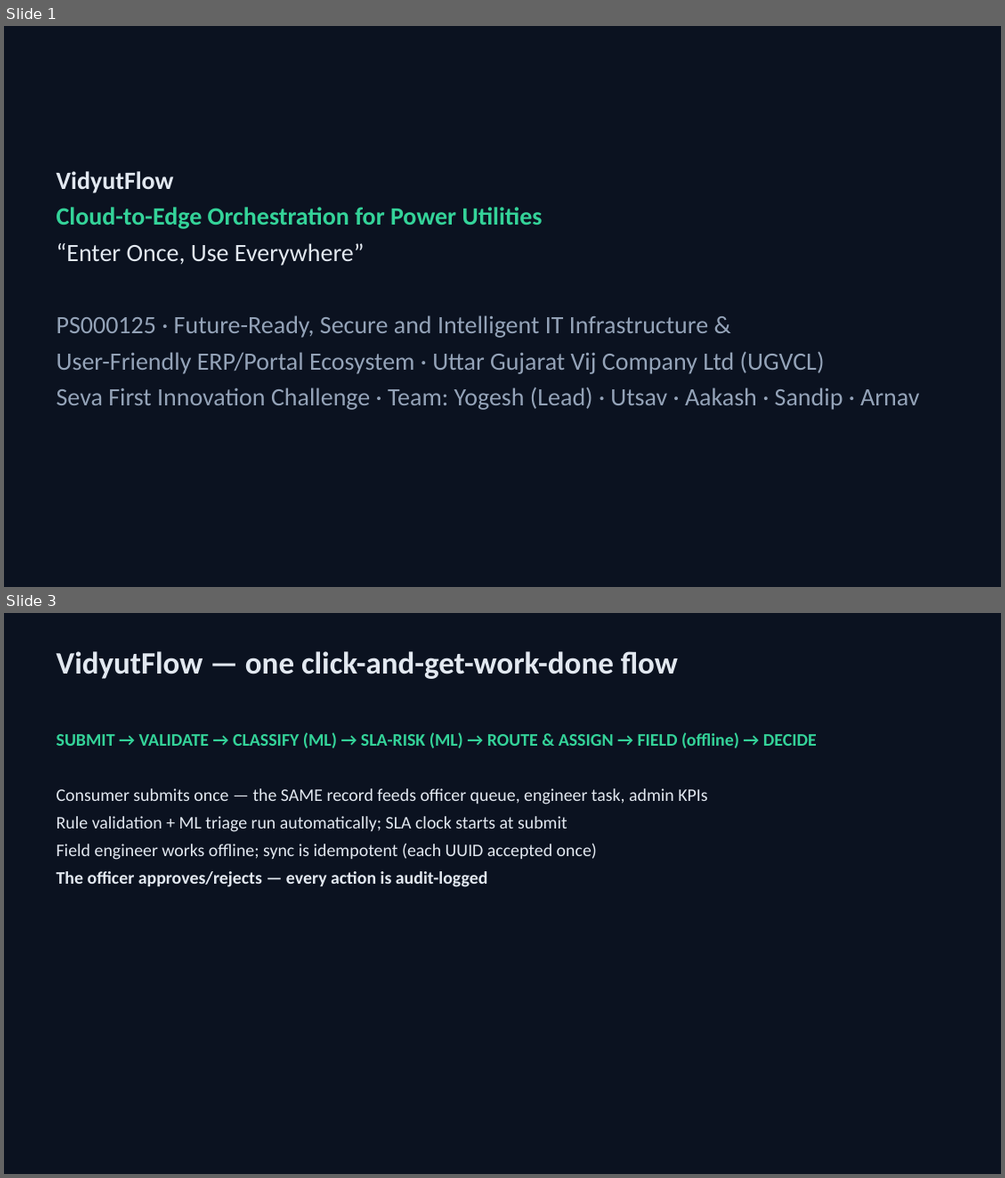
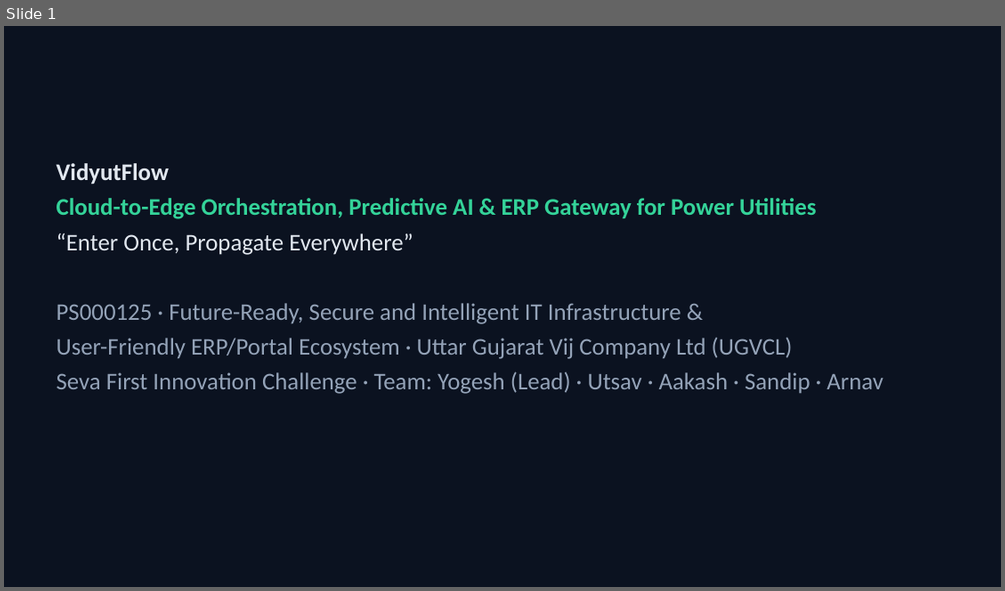
Before and after one commit to Yogeshsingh123-LAB/VidyutFlow, a slide deck: docs/deck/VidyutFlow_PS000125.pptx. Shown one above the other, each under a label of ours: slides 1 and 3 before the commit, slide 1 after it; the slides between them are not shown. The pictures are 1005x1178 and 1005x591 pixels, drawn with LibreOffice and Linux fonts; fonts in the diff are those of the drawing. Boxes give left, top, right and bottom in pixels: in the first picture for what was removed or moved away, otherwise in the second. Text is boxed around its words. In the diff, an @@ line names an element or a change of style, - is before the commit and + after.

```diff
--- a/docs/deck/VidyutFlow_PS000125.pptx
+++ b/docs/deck/VidyutFlow_PS000125.pptx
@@ slide 3 removed at <box>4,613,1001,1174</box>, background #0B1220 @@
@@ text removed at <box>57,651,678,679</box> @@
-VidyutFlow — one click-and-get-work-done flow
@@ text removed at <box>57,732,817,887</box> @@
-SUBMIT → VALIDATE → CLASSIFY (ML) → SLA-RISK (ML) → ROUTE & ASSIGN → FIELD (offline) → DECIDE
-Consumer submits once — the SAME record feeds officer queue, engineer task, admin KPIs
-Rule validation + ML triage run automatically; SLA clock starts at submit
-Field engineer works offline; sync is idempotent (each UUID accepted once)
-The officer approves/rejects — every action is audit-logged
@@ slide 1 changed as well @@
@@ text "VidyutFlow": place and size @@
-text "VidyutFlow" at <box>57,171,919,410</box>
+text "VidyutFlow" at <box>57,163,882,394</box>
@@ text at <box>57,163,882,394</box>: size 24 to 23 pt in "VidyutFlow", "PS000125 · Future-Ready, Secure and Intelligent IT ...", "User-Friendly ERP/Portal Ecosystem · Uttar Gujarat Vij ...", "Seva First Innovation Challenge · Team: Yogesh ..." @@
@@ text at <box>57,198,816,255</box>: text changed; size 24 to 23 pt @@
-Cloud-to-Edge Orchestration for Power Utilities
-“Enter Once, Use Everywhere”
+Cloud-to-Edge Orchestration, Predictive AI & ERP Gateway for Power Utilities
+“Enter Once, Propagate Everywhere”
```
Also in this commit, not shown: 11 slides added, 10 other slides removed, 24 other files.
